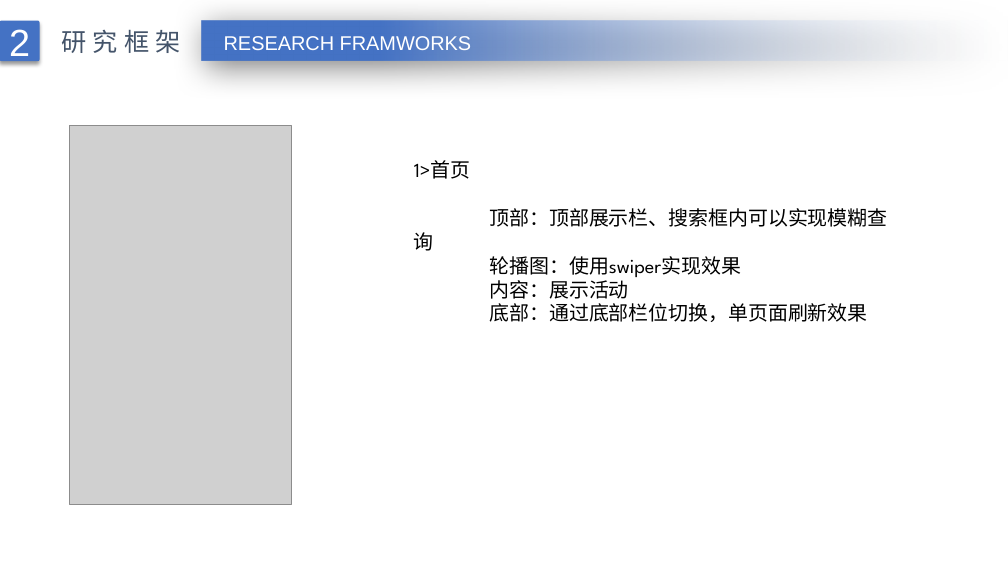
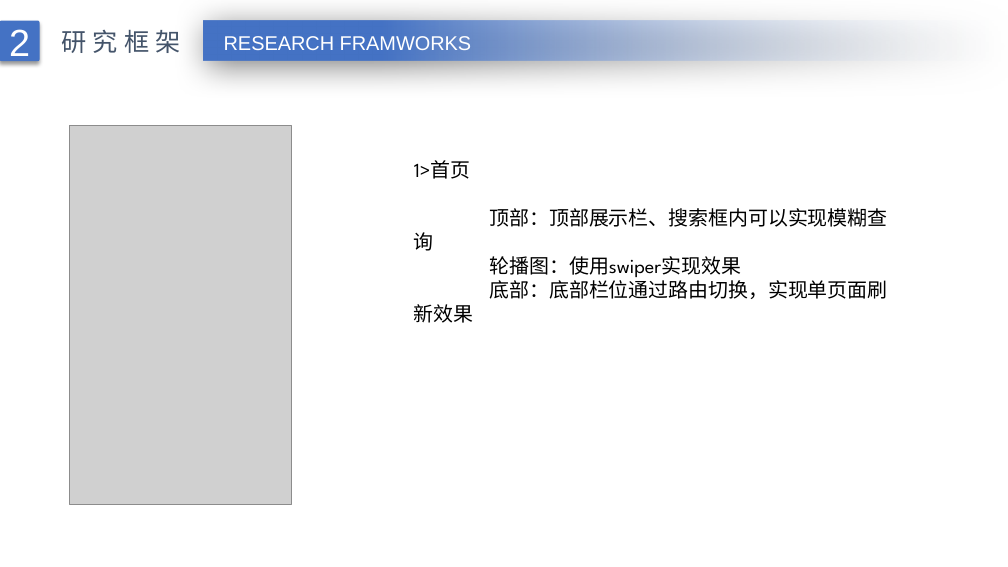
Before and after one commit to liujianhang1314/youGou, a slide deck: slide 9 of 刘建行.pptx (slide 8 before the commit). Drawn at 1008x567 pixels with LibreOffice and Linux fonts; fonts in the diff are those of the drawing; grey boxes stand for pictures; background and template pictures are left out. Boxes give left, top, right and bottom in pixels: in the first picture for what was removed or moved away, otherwise in the second. Text is boxed around its words. In the diff, an @@ line names an element or a change of style, - is before the commit and + after.

```diff
--- a/刘建行.pptx
+++ b/刘建行.pptx
@@ text at <box>490,276,888,299</box>: text changed @@
-内容：展示活动
-底部：通过底部栏位切换，单页面刷新效果
+底部：底部栏位通过路由切换，实现单页面刷新效果
```
Also in this commit, not shown: 6 other slides changed, 5 slides added, 2 slides removed, 19 other files.
